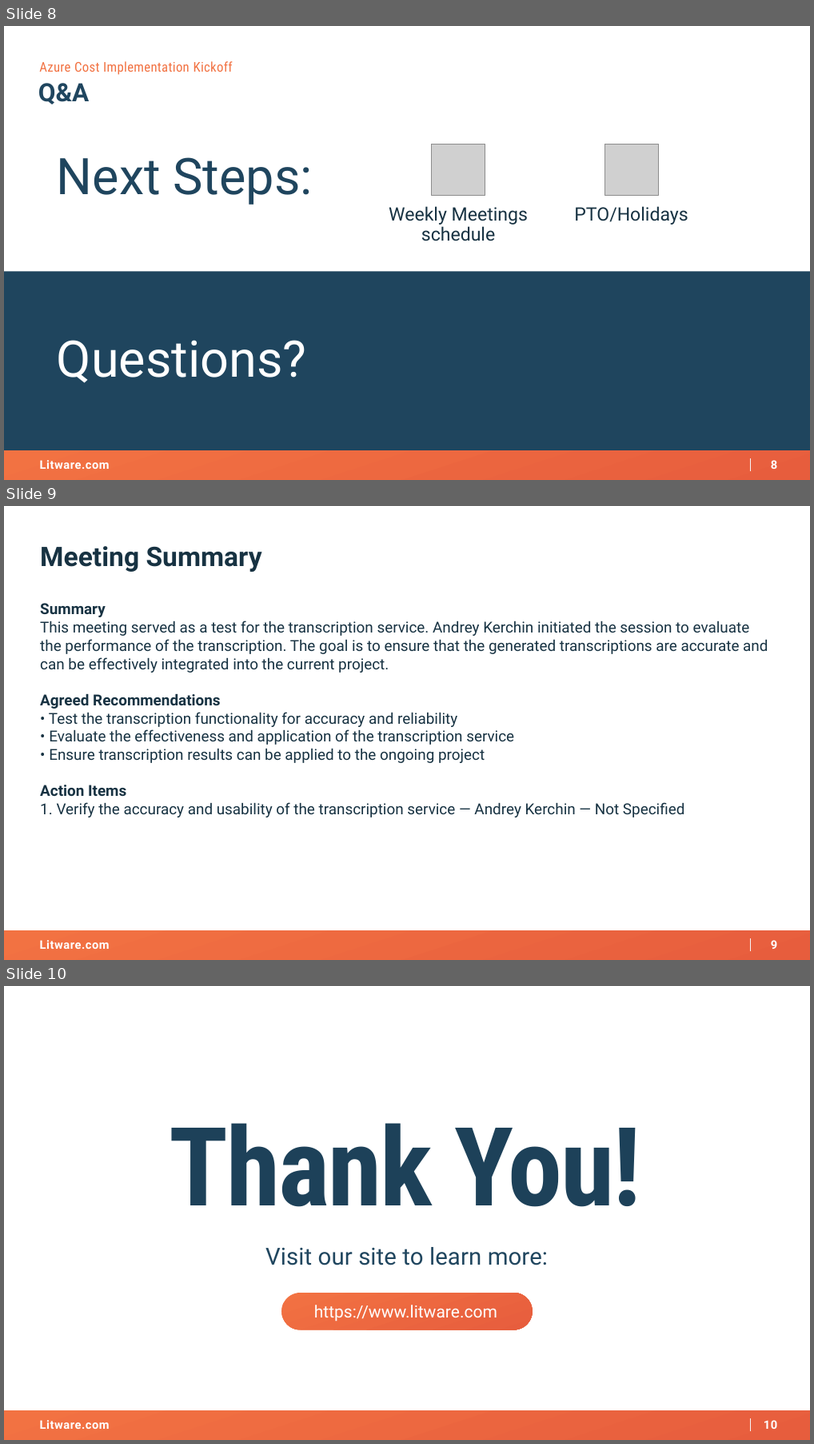
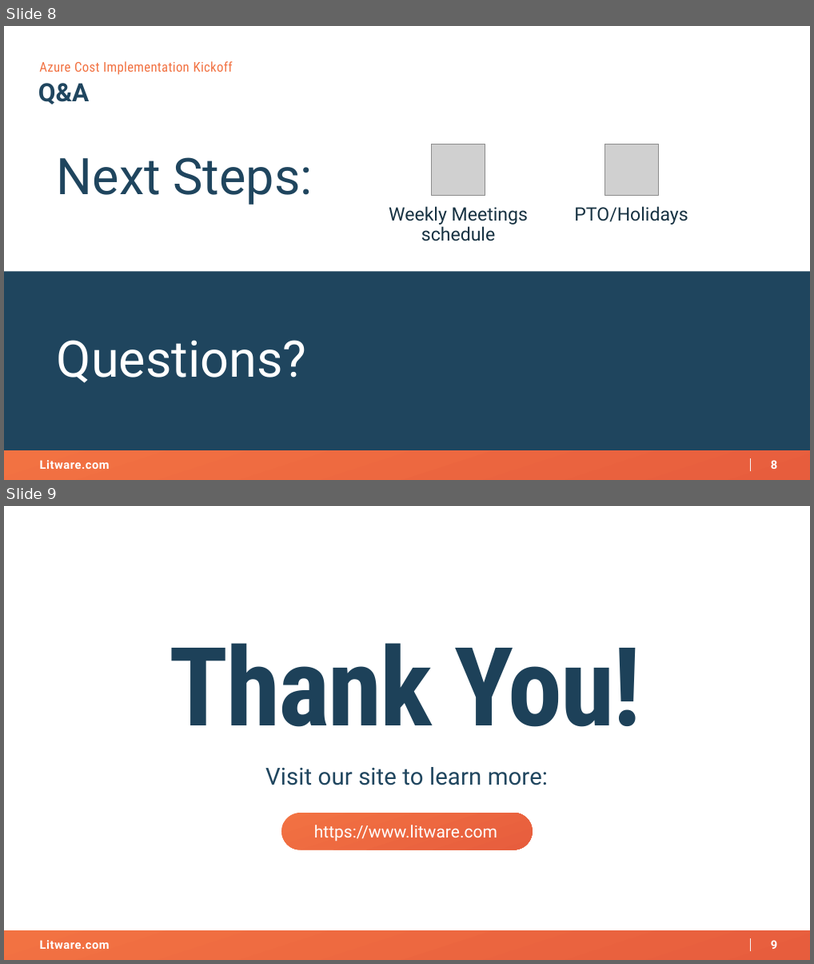
Before and after one commit to AKercha1/justtemporary, a slide deck: someproject/artifacts/kickoff-deck.pptx. Shown one above the other, each under a label of ours: slides 8, 9 and 10 before the commit, slides 8 and 9 after it. The pictures are 814x1444 and 814x964 pixels, drawn with LibreOffice and Linux fonts; fonts in the diff are those of the drawing; grey boxes stand for pictures; background and template pictures are left out. Boxes give left, top, right and bottom in pixels: in the first picture for what was removed or moved away, otherwise in the second. Text is boxed around its words. In the diff, an @@ line names an element or a change of style, - is before the commit and + after.

Commit message:
[someproject] Update artifacts/kickoff-deck.pptx

```diff
--- a/someproject/artifacts/kickoff-deck.pptx
+++ b/someproject/artifacts/kickoff-deck.pptx
@@ slide 9 removed at (x1=4, y1=506, x2=810, y2=960), background #FFFFFF; not listed: 4 template elements that a slide beside it also shows @@
@@ text removed at (x1=40, y1=546, x2=262, y2=572) @@
-Meeting Summary
@@ text removed at (x1=40, y1=603, x2=768, y2=817) @@
-Summary
-This meeting served as a test for the transcription service. Andrey Kerchin initiated the session to evaluate the performance of the transcription. The goal is to ensure that the generated transcriptions are accurate and can be effectively integrated into the current project.
-Agreed Recommendations
-• Test the transcription functionality for accuracy and reliability
-• Evaluate the effectiveness and application of the transcription service
-• Ensure transcription results can be applied to the ongoing project
-Action Items
-1. Verify the accuracy and usability of the transcription service — Andrey Kerchin — Not Specified
@@ what was slide 10 is now slide 9 @@
@@ page number at (x1=771, y1=940, x2=778, y2=948): text changed @@
-10
+9
```
